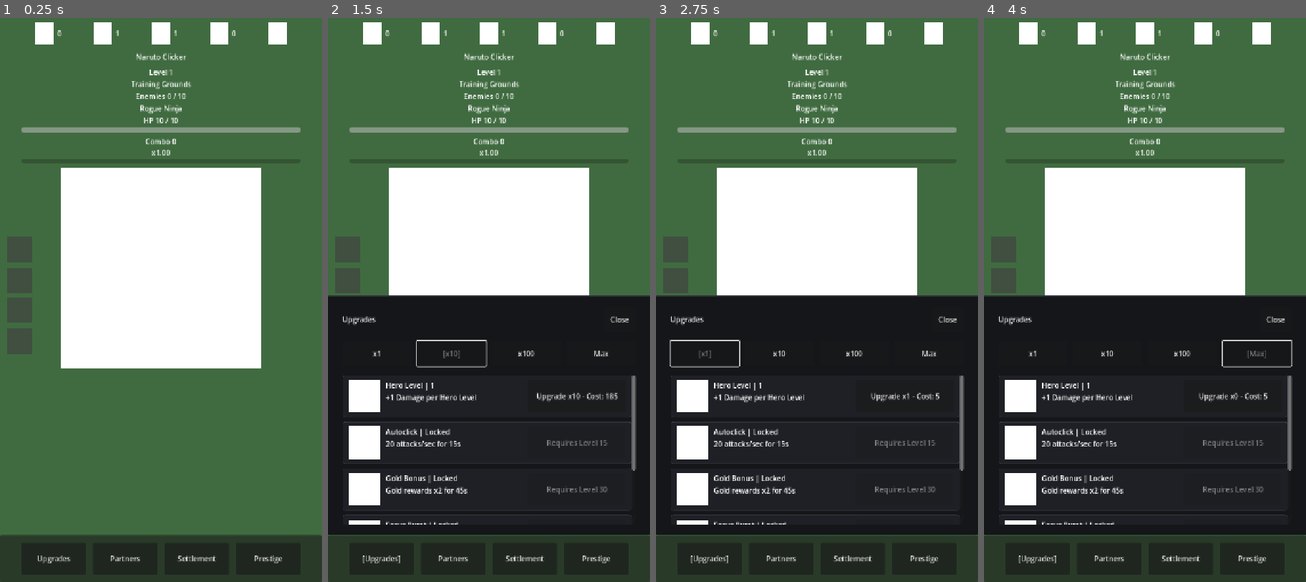
Above: before the commit, frames 1-4 (left to right).
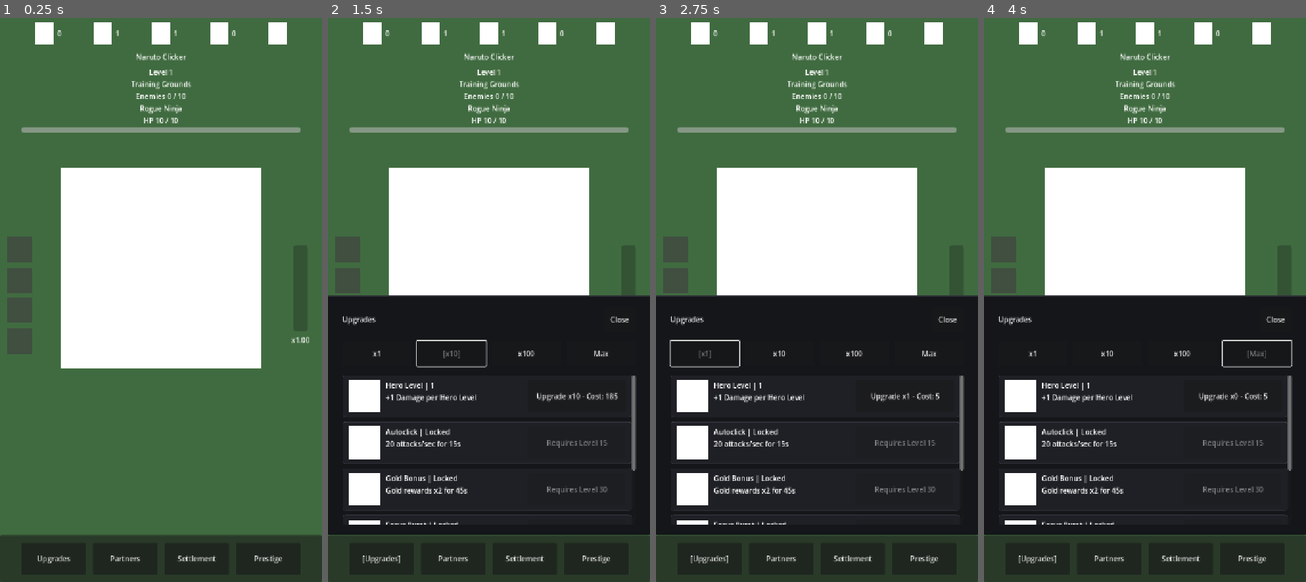
Above: after the commit, the same moments.

Repository: StanisRyz/naruto-clicker
Game: Godot game, scene res://scenes/main/Main.tscn
The game is run twice, just before and just after one commit, with the same random seed, the same clock (stepped at 60 frames per second) and the same inputs.
Inputs:
- Up to frame 1 (0.25 s): no input
- Up to frame 2 (1.5 s): click "Upgrades" at 0.5 s; click "x10" at 1.25 s
- Up to frame 3 (2.75 s): click "x1" at 2 s
- Up to frame 4 (4 s): click "x100" at 2.75 s; click "Max" at 3.5 s

The runs differ from the first frame. In frame 1, 0.1% of the frame differs, in the area x 45-96%, y 21-58%; in frame 2, 0.1%; in frame 3, 0.1%; in frame 4, 0.1%.

Commit message:
Rework combo into vertical charge meter
Rework the manual combo system into a dynamic vertical charge meter.

Changes include:
- Replace combo count logic with percentage-based meter charge.
- Add +1% meter charge per manual click.
- Add 5% per second meter decay.
- Apply +1% manual click damage per 1% meter charge.
- Add 10-second x3 empowered state at full meter.
- Reset meter to 0 after empowered state ends.
- Add right-side vertical ComboPanel UI with multiplier text.
- Keep Autoclick and partner DPS separate from combo bonuses.
- Preserve enemy visual states, respawn delay, boss timer, UI panels, and gameplay systems.

Diff:
--- a/scenes/game/ClickerScreen.gd
+++ b/scenes/game/ClickerScreen.gd
@@ -29,15 +29,18 @@
 var enemy_transition_locked: bool = false
 var enemy_respawn_delay: float = 0.2
 var enemy_transition_token: int = 0
-var manual_combo_count: int = 0
-var manual_combo_max: int = 100
-var manual_combo_timeout: float = 2.0
-var manual_combo_time_left: float = 0.0
-var manual_combo_bonus_per_10: float = 0.05
+var combo_meter_value: float = 0.0
+var combo_meter_max: float = 100.0
+var combo_gain_per_manual_click: float = 1.0
+var combo_decay_per_second: float = 1.0
+var combo_empowered_active: bool = false
+var combo_empowered_time_left: float = 0.0
+var combo_empowered_duration: float = 10.0
+var combo_empowered_multiplier: float = 3.0
 
 @onready var primary_stats_panel: PrimaryStatsPanel = $PrimaryStatsPanel
 @onready var progress_info_panel: ProgressInfoPanel = $MainContent/VBoxContainer/ProgressInfoPanel
-@onready var combo_panel: ComboPanel = $MainContent/VBoxContainer/ComboPanel
+@onready var combo_panel: ComboPanel = $ComboPanel
 @onready var game_field: GameField = $GameField
 @onready var ability_bar: AbilityBar = $AbilityBar
 @onready var upgrades_button: Button = $BottomBar/MarginContainer/HBoxContainer/UpgradesButton
@@ -82,12 +85,7 @@
 
 
 func _process(delta: float) -> void:
-	if manual_combo_count > 0:
-		manual_combo_time_left -= delta
-		if manual_combo_time_left <= 0.0:
-			manual_combo_count = 0
-			manual_combo_time_left = 0.0
-			_update_combo_panel()
+	_process_combo_meter(delta)
 
 	if boss_timer_active and not enemy_transition_locked:
 		boss_time_left = maxf(boss_time_left - delta, 0.0)
@@ -147,8 +145,13 @@
 	if enemy_transition_locked:
 		return
 
-	manual_combo_count = mini(manual_combo_count + 1, manual_combo_max)
-	manual_combo_time_left = manual_combo_timeout
+	if not combo_empowered_active:
+		combo_meter_value = clampf(combo_meter_value + combo_gain_per_manual_click, 0.0, combo_meter_max)
+		if combo_meter_value >= combo_meter_max:
+			combo_meter_value = combo_meter_max
+			combo_empowered_active = true
+			combo_empowered_time_left = combo_empowered_duration
+
 	var manual_damage: int = maxi(1, int(state.get_current_click_damage() * _get_manual_combo_multiplier()))
 	var was_boss_level: bool = state.is_boss_level
 	var result: Dictionary = state.attack_with_damage(manual_damage)
@@ -264,8 +267,9 @@
 	rally_cooldown_left = 0.0
 	autoclick_accumulator = 0.0
 	partner_damage_accumulator = 0.0
-	manual_combo_count = 0
-	manual_combo_time_left = 0.0
+	combo_meter_value = 0.0
+	combo_empowered_active = false
+	combo_empowered_time_left = 0.0
 	_handle_status_text(result.get("status_text", ""))
 	_update_ui()
 	_sync_boss_timer()
@@ -453,17 +457,34 @@
 	return base_cooldown * state.get_ability_cooldown_multiplier()
 
 
+func _process_combo_meter(delta: float) -> void:
+	if combo_empowered_active:
+		combo_empowered_time_left = maxf(combo_empowered_time_left - delta, 0.0)
+		combo_meter_value = combo_meter_max
+		if combo_empowered_time_left <= 0.0:
+			combo_empowered_active = false
+			combo_meter_value = 0.0
+		_update_combo_panel()
+		return
+
+	if combo_meter_value > 0.0:
+		combo_meter_value = maxf(combo_meter_value - combo_decay_per_second * delta, 0.0)
+		_update_combo_panel()
+
+
 func _get_manual_combo_multiplier() -> float:
-	var bonus_steps: int = int(manual_combo_count / 10)
-	return 1.0 + bonus_steps * manual_combo_bonus_per_10
+	if combo_empowered_active:
+		return combo_empowered_multiplier
+
+	return 1.0 + combo_meter_value / 100.0
 
 
 func _update_combo_panel() -> void:
 	combo_panel.update_view(
-		manual_combo_count,
-		manual_combo_time_left,
-		manual_combo_timeout,
-		_get_manual_combo_multiplier()
+		combo_meter_value,
+		_get_manual_combo_multiplier(),
+		combo_empowered_active,
+		combo_empowered_time_left
 	)
 
 
--- a/scenes/game/ClickerScreen.tscn
+++ b/scenes/game/ClickerScreen.tscn
@@ -70,12 +70,23 @@
 layout_mode = 2
 mouse_filter = 2
 
-[node name="ComboPanel" parent="MainContent/VBoxContainer" instance=ExtResource("10_combo")]
-layout_mode = 2
-mouse_filter = 2
-
 [node name="AbilityBar" parent="." instance=ExtResource("5_3gfnf")]
 layout_mode = 1
+
+[node name="ComboPanel" parent="." instance=ExtResource("10_combo")]
+layout_mode = 1
+anchors_preset = 6
+anchor_left = 1.0
+anchor_top = 0.5
+anchor_right = 1.0
+anchor_bottom = 0.5
+offset_left = -72.0
+offset_top = -112.0
+offset_right = -24.0
+offset_bottom = 112.0
+grow_horizontal = 0
+grow_vertical = 2
+mouse_filter = 2
 
 [node name="UpgradeSheet" parent="." instance=ExtResource("4_vcx67")]
 layout_mode = 1
--- a/scenes/ui/ComboPanel.gd
+++ b/scenes/ui/ComboPanel.gd
@@ -1,14 +1,21 @@
 class_name ComboPanel
 extends Control
 
-@onready var combo_count_label: Label = $VBoxContainer/ComboCountLabel
+@onready var combo_progress_bar: ProgressBar = $VBoxContainer/ComboProgressBar
 @onready var combo_multiplier_label: Label = $VBoxContainer/ComboMultiplierLabel
-@onready var combo_progress_bar: ProgressBar = $VBoxContainer/ComboProgressBar
 
 
-func update_view(combo_count: int, combo_time_left: float, combo_timeout: float, combo_multiplier: float) -> void:
-	combo_count_label.text = "Combo %d" % combo_count
+func update_view(
+	meter_value: float,
+	combo_multiplier: float,
+	empowered_active: bool,
+	empowered_time_left: float
+) -> void:
+	combo_progress_bar.max_value = 100.0
+	combo_progress_bar.value = clampf(meter_value, 0.0, combo_progress_bar.max_value)
 	combo_multiplier_label.text = "x%.2f" % combo_multiplier
-	combo_progress_bar.max_value = 100.0
-	combo_progress_bar.value = clampf(float(combo_count), 0.0, combo_progress_bar.max_value)
-	combo_progress_bar.tooltip_text = "%.1fs" % clampf(combo_time_left, 0.0, combo_timeout)
+	if empowered_active:
+		combo_multiplier_label.text = "x%.2f %.0fs" % [
+			combo_multiplier,
+			ceilf(empowered_time_left),
+		]
--- a/scenes/ui/ComboPanel.tscn
+++ b/scenes/ui/ComboPanel.tscn
@@ -3,7 +3,7 @@
 [ext_resource type="Script" path="res://scenes/ui/ComboPanel.gd" id="1_combo_panel"]
 
 [node name="ComboPanel" type="Control"]
-custom_minimum_size = Vector2(160, 56)
+custom_minimum_size = Vector2(48, 224)
 mouse_filter = 2
 script = ExtResource("1_combo_panel")
 
@@ -15,23 +15,22 @@
 grow_horizontal = 2
 grow_vertical = 2
 mouse_filter = 2
-theme_override_constants/separation = 2
+theme_override_constants/separation = 8
 
-[node name="ComboCountLabel" type="Label" parent="VBoxContainer"]
+[node name="ComboProgressBar" type="ProgressBar" parent="VBoxContainer"]
+custom_minimum_size = Vector2(32, 184)
 layout_mode = 2
+size_flags_horizontal = 4
+size_flags_vertical = 3
 mouse_filter = 2
-text = "Combo 0"
-horizontal_alignment = 1
+max_value = 100.0
+fill_mode = 3
+show_percentage = false
 
 [node name="ComboMultiplierLabel" type="Label" parent="VBoxContainer"]
+custom_minimum_size = Vector2(48, 24)
 layout_mode = 2
 mouse_filter = 2
 text = "x1.00"
 horizontal_alignment = 1
-
-[node name="ComboProgressBar" type="ProgressBar" parent="VBoxContainer"]
-custom_minimum_size = Vector2(0, 10)
-layout_mode = 2
-mouse_filter = 2
-max_value = 100.0
-show_percentage = false
+vertical_alignment = 1
Not shown, changed: AGENTS.md
Not shown, changed: README.md
